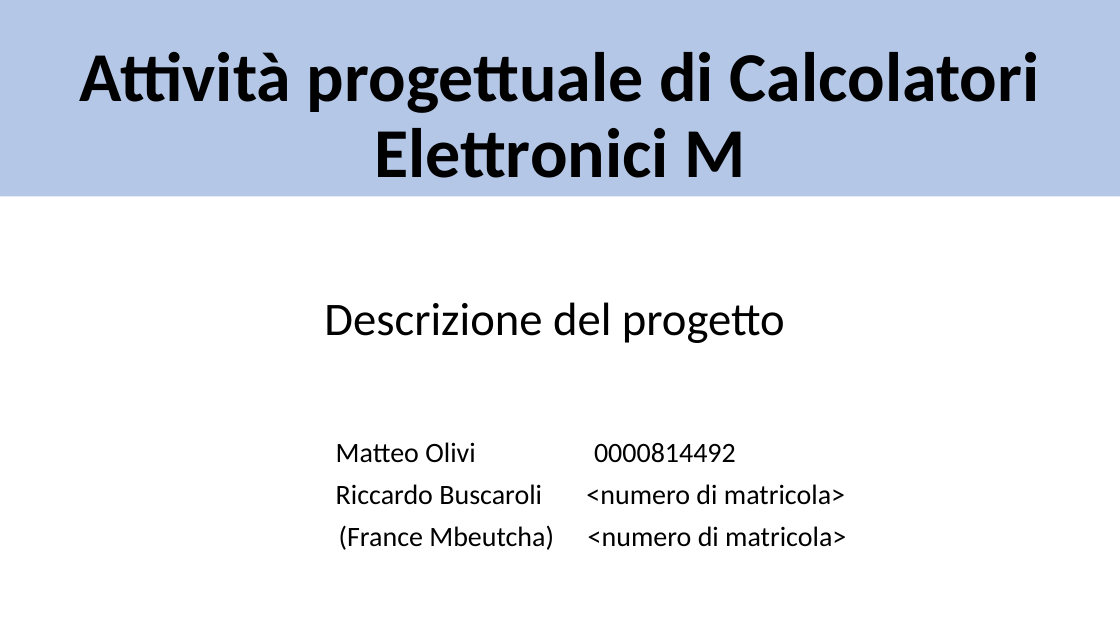
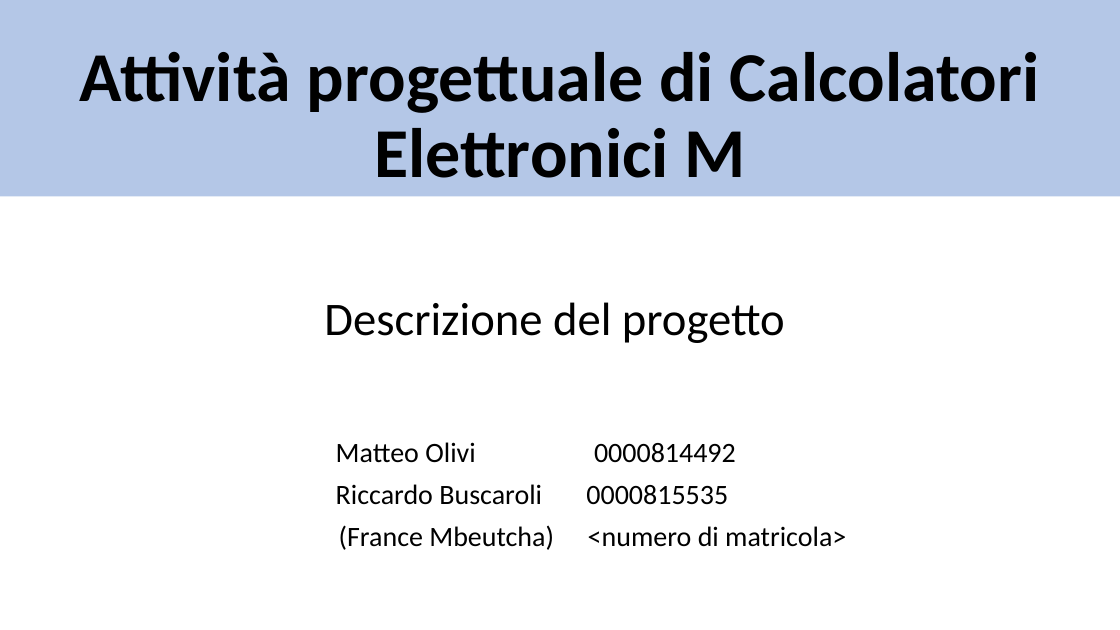
Before and after one commit to matte21/CalcM, a slide deck: slide 1 of ontologia.pptx. Drawn at 1120x630 pixels with LibreOffice and Linux fonts; fonts in the diff are those of the drawing. Boxes give left, top, right and bottom in pixels: in the first picture for what was removed or moved away, otherwise in the second. Text is boxed around its words. In the diff, an @@ line names an element or a change of style, - is before the commit and + after.

```diff
--- a/ontologia.pptx
+++ b/ontologia.pptx
@@ subtitle at [336, 484, 542, 505]: text changed @@
-Riccardo Buscaroli <numero di matricola>
+Riccardo Buscaroli 0000815535
```
Also in this commit, not shown: 7 other slides changed, 1 slide added.
